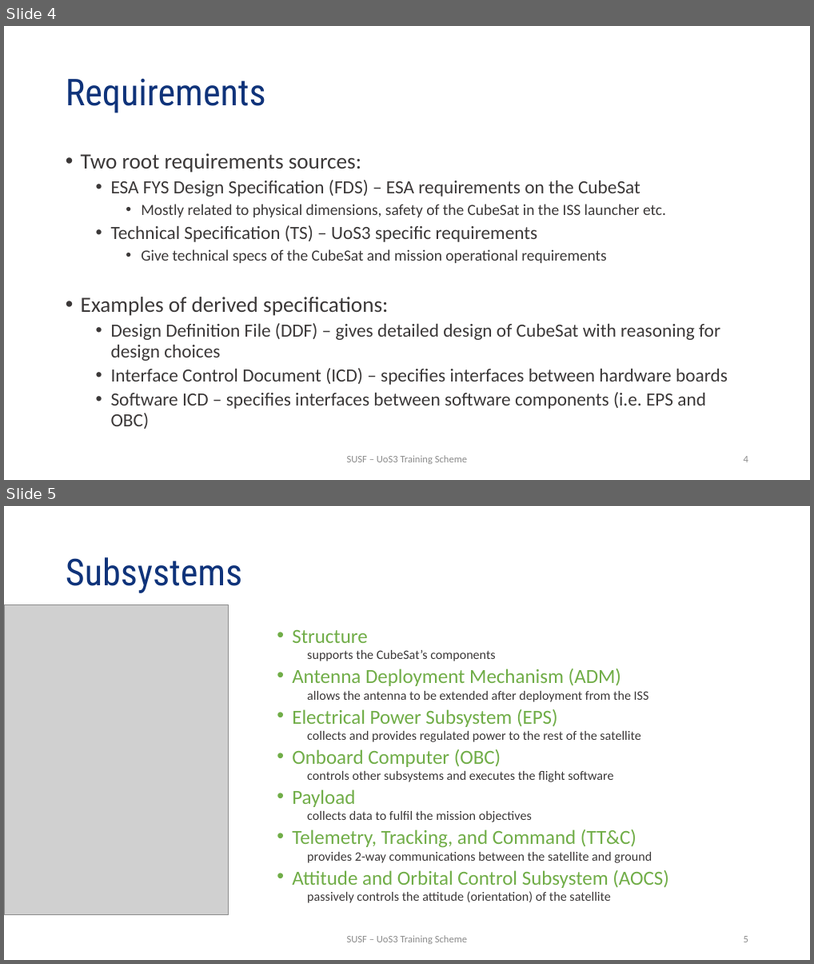
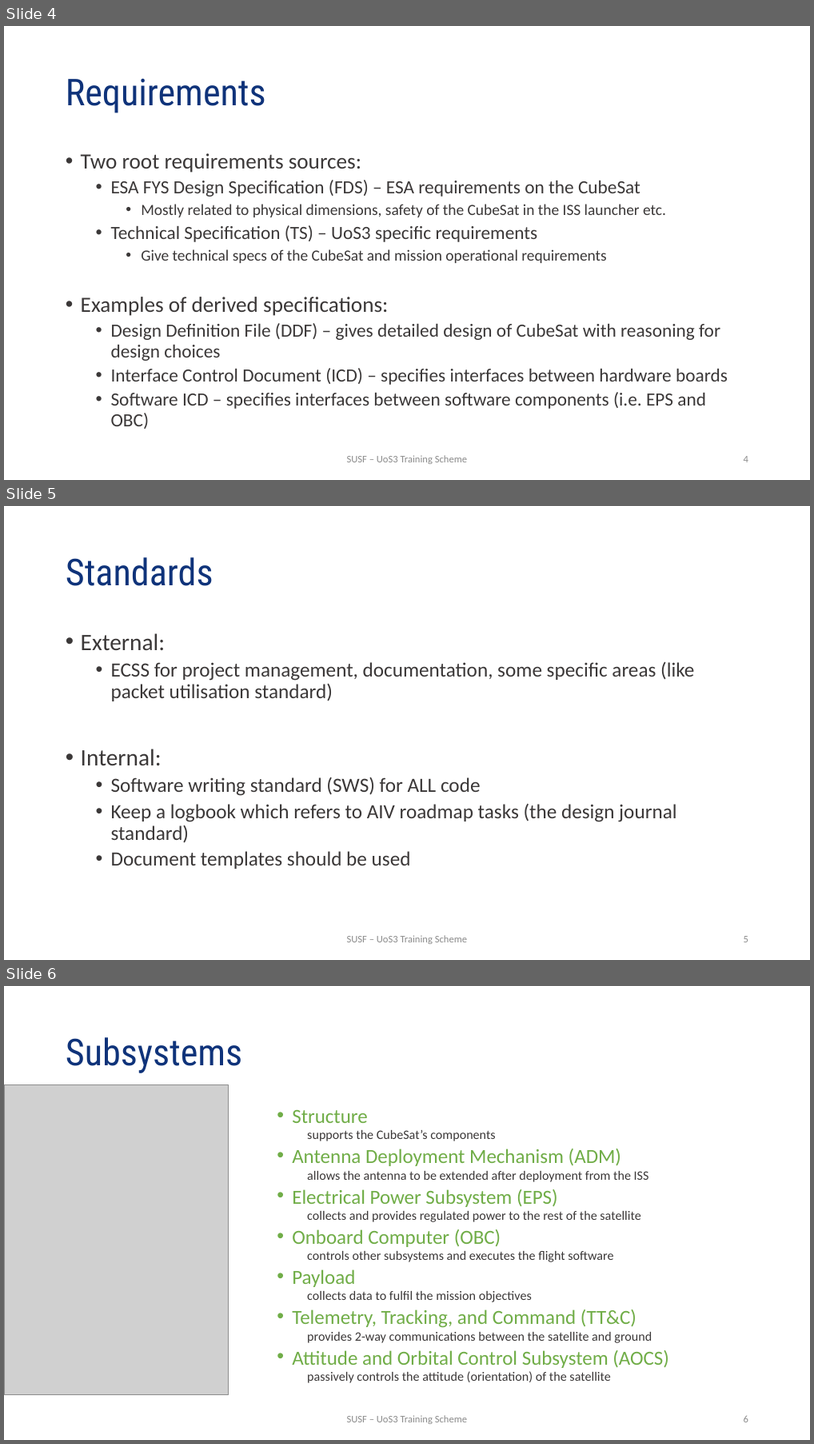
Before and after one commit to uos3/training-scheme, a slide deck: platform/UTS_SystemOverview.pptx. Shown one above the other, each under a label of ours: slides 4 and 5 before the commit, slides 4, 5 and 6 after it. The pictures are 814x964 and 814x1444 pixels, drawn with LibreOffice and Linux fonts; fonts in the diff are those of the drawing; grey boxes stand for pictures; background and template pictures are left out. Boxes give left, top, right and bottom in pixels: in the first picture for what was removed or moved away, otherwise in the second. Text is boxed around its words. In the diff, an @@ line names an element or a change of style, - is before the commit and + after.

```diff
--- a/platform/UTS_SystemOverview.pptx
+++ b/platform/UTS_SystemOverview.pptx
@@ slide 5 added at (x1=4, y1=506, x2=810, y2=960), background #FFFFFF @@
@@ title added at (x1=66, y1=557, x2=214, y2=586), 44 pt, text #0F337A @@
+Standards
@@ text added at (x1=81, y1=633, x2=694, y2=868), 24 pt, text #3B3838 @@
+• External:
+  • ECSS for project management, documentation, some specific areas (like packet utilisation standard)
+• Internal:
+  • Software writing standard (SWS) for ALL code
+  • Keep a logbook which refers to AIV roadmap tasks (the design journal standard)
+  • Document templates should be used
@@ text added at (x1=347, y1=935, x2=467, y2=944), 12 pt, text #8C8C8C @@
+SUSF – UoS3 Training Scheme
@@ page number added at (x1=744, y1=936, x2=749, y2=942), 12 pt, text #8C8C8C @@
+5
@@ what was slide 5 is now slide 6 @@
```
Also in this commit, not shown: 5 other slides added.
